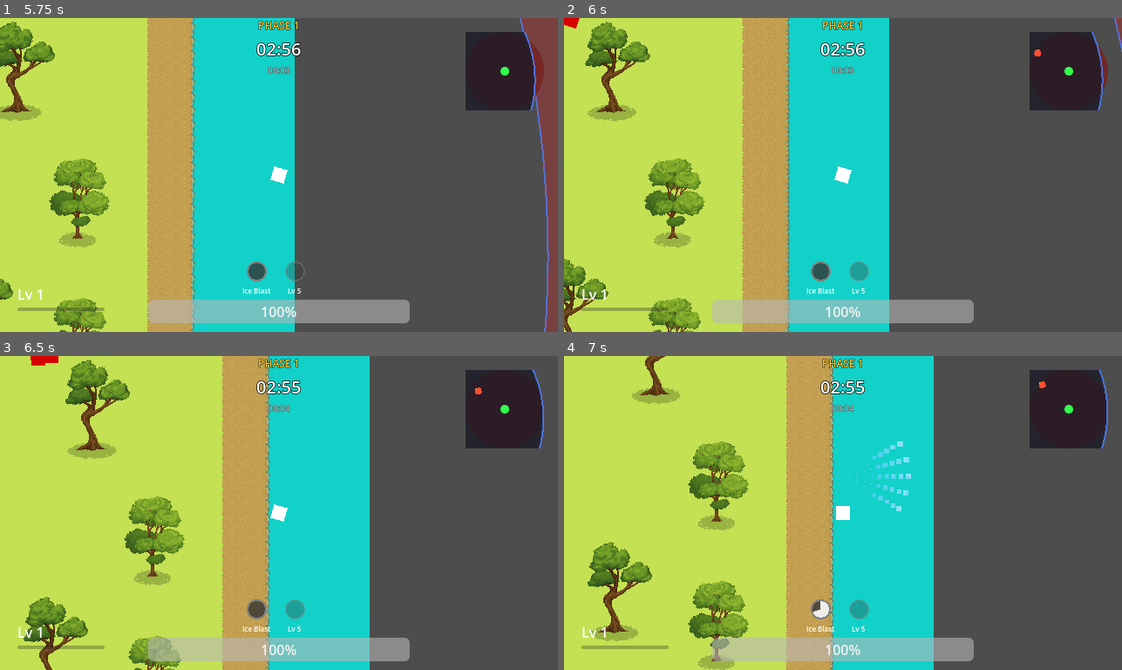
Above: before the commit, frames 1-4 (two rows, left to right).
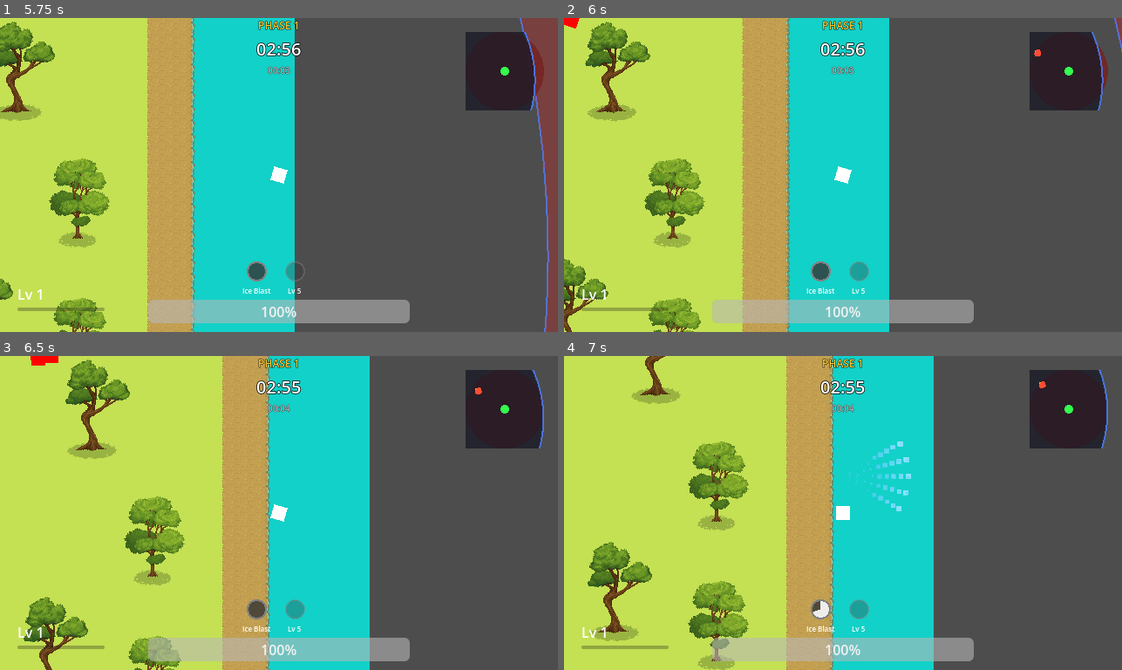
Above: after the commit, the same moments.

Repository: popochangli/godot-battle-royale
Game: Godot game, scene res://ui/character_select.tscn
Same seed, same stepped clock (60 frames per second), same inputs: the game is played once before the commit and once after it.
Inputs (mouse positions are in pixels of both pictures, inside the frame that each line leads up to):
- Up to frame 1 (5.75 s): click "Crystal Maiden" at 0.5 s; tap Enter at 1.25 s; move the mouse to (401, 159) at 1.27 s; hold D 1.28-2 s; click (401, 159) at 1.42 s; click "CONFIRM" at 2 s; tap Space at 2.75 s; move the mouse to (167, 190) at 2.77 s; hold S 2.78-3.53 s; move the mouse to (334, 105) at 3.52 s; hold D 3.53-4.28 s; move the mouse to (251, 237) at 4.27 s; hold W 4.28-5.03 s; click (251, 237) at 4.42 s; move the mouse to (446, 222) at 5.02 s; hold A from 5.03 s (still down)
- Up to frame 2 (6 s): keep holding A; move the mouse to (675, 127) at 5.77 s
- Up to frame 3 (6.5 s): keep holding A
- Up to frame 4 (7 s): move the mouse to (870, 513) at 6.52 s; release A at 6.53 s; hold S from 6.53 s (still down); click (870, 513) at 6.67 s

Frame 1 is identical in both runs. In frame 2, less than 0.1% of the frame differs, in the area x 0-3%, y 0-4%; in frame 3, 0.1%, in the area x 5-11%, y 0-4%; in frame 4, nothing differs.

Commit message:
add burn

Diff:
--- a/enemy/enemy.gd
+++ b/enemy/enemy.gd
@@ -25,6 +25,10 @@
 var current_visual_state: String = "normal"
 var slow_effect_node: GPUParticles2D = null
 var freeze_effect_node: GPUParticles2D = null
+
+var burn_sources: Dictionary = {}
+var burn_tick_timer: float = 0.0
+
 
 var current_state: State = State.IDLE
 var camp: Node2D = null
@@ -55,6 +59,7 @@
 		attack_timer -= delta
 
 	_process_slow_timers(delta)
+	_process_burn_timers(delta)
 
 	if player == null:
 		player = get_tree().get_first_node_in_group("player")
@@ -365,3 +370,44 @@
 
 	particles.process_material = material
 	return particles
+
+func apply_burn(source_id: String, damage: int, duration: float, attacker: Node) -> void:
+	if burn_sources.has(source_id):
+		burn_sources[source_id]["duration"] = duration
+		burn_sources[source_id]["damage"] = damage
+		burn_sources[source_id]["attacker"] = attacker
+	else:
+		burn_sources[source_id] = {
+			"damage": damage,
+			"duration": duration,
+			"attacker": attacker
+		}
+	_update_visual_state(0.0)
+
+func _process_burn_timers(delta: float) -> void:
+	# 1. Handle Duration
+	var sources_to_remove = []
+	for source_id in burn_sources:
+		burn_sources[source_id]["duration"] -= delta
+		if burn_sources[source_id]["duration"] <= 0:
+			sources_to_remove.append(source_id)
+
+	for source_id in sources_to_remove:
+		burn_sources.erase(source_id)
+
+	burn_tick_timer -= delta
+	if burn_tick_timer <= 0:
+		burn_tick_timer = 0.5
+		var total_damage = 0
+		var main_attacker = null
+		for source_id in burn_sources:
+			total_damage += burn_sources[source_id]["damage"]
+			main_attacker = burn_sources[source_id]["attacker"]
+
+		if total_damage > 0:
+			take_damage(total_damage, main_attacker)
+
+	if burn_sources.size() > 0 and current_visual_state != "frozen":
+		$Sprite2D.modulate = Color(1.0, 0.5, 0.0)
+	elif burn_sources.size() == 0 and current_visual_state == "normal":
+		$Sprite2D.modulate = Color.RED
